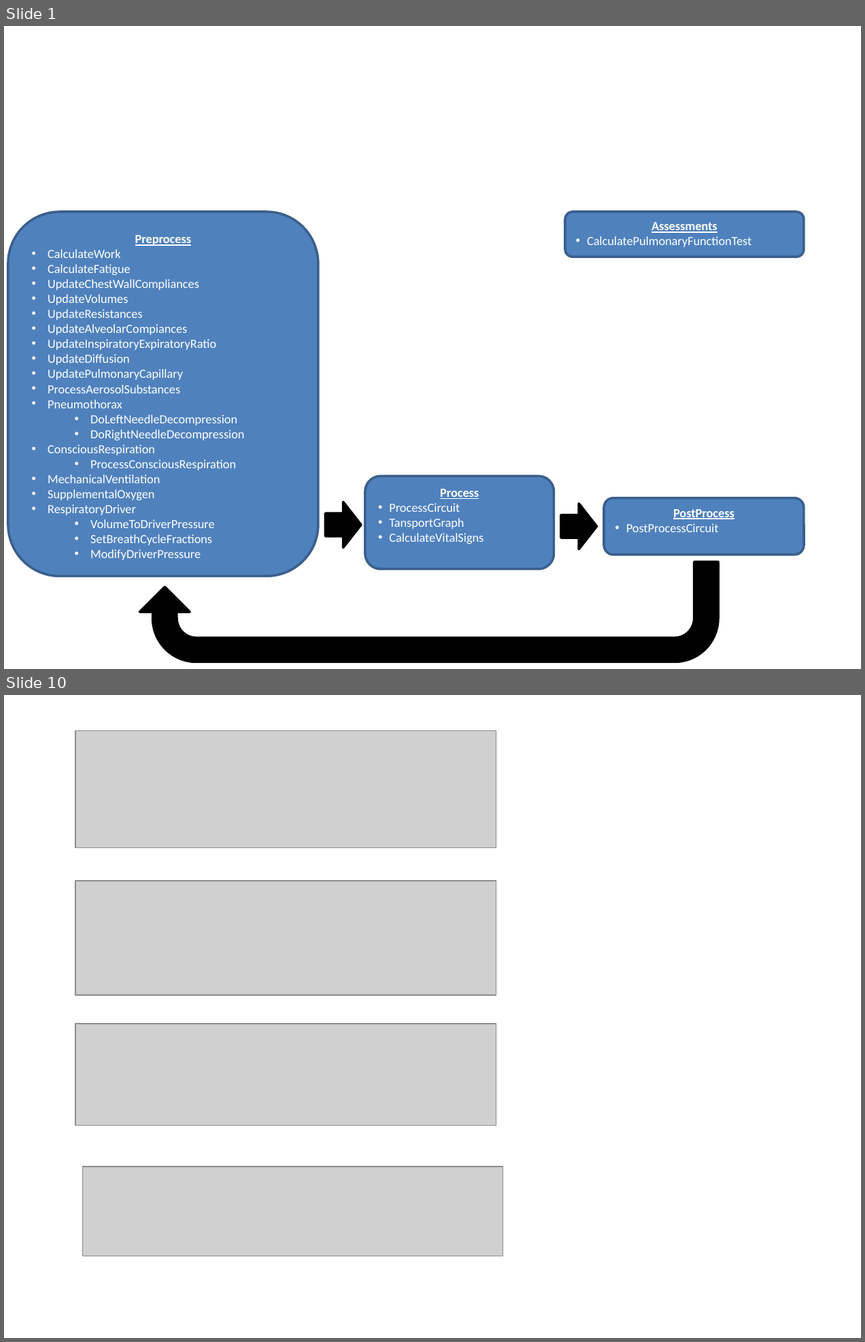
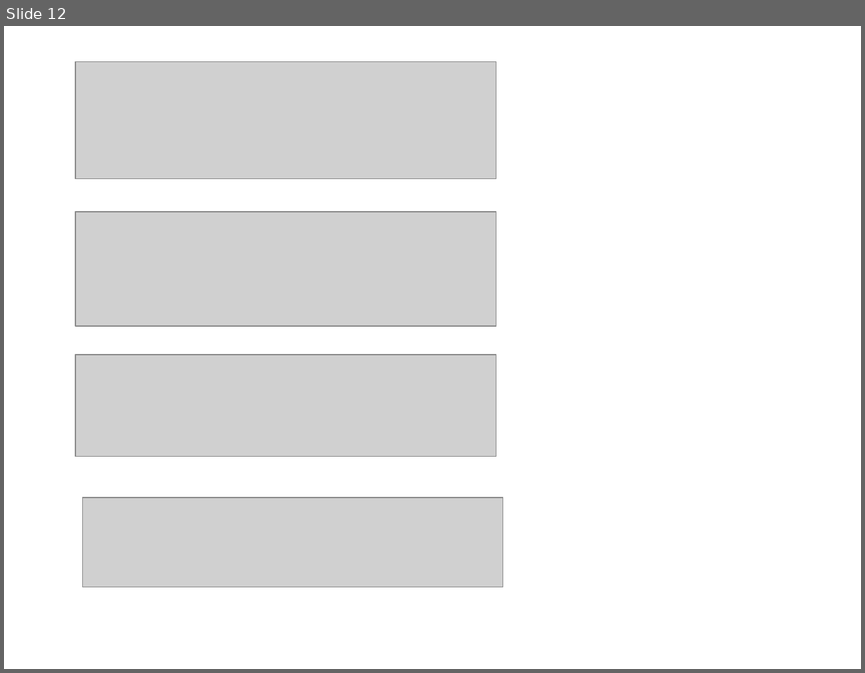
Before and after one commit to shawnhuyiwen/pulse, a slide deck: docs/Figures/RespiratoryWorking.pptx. Shown one above the other, each under a label of ours: slides 1 and 10 before the commit, slide 12 after it; the slides between them are not shown. The pictures are 865x1342 and 865x673 pixels, drawn with LibreOffice and Linux fonts; fonts in the diff are those of the drawing; grey boxes stand for pictures. Boxes give left, top, right and bottom in pixels: in the first picture for what was removed or moved away, otherwise in the second. Text is boxed around its words. In the diff, an @@ line names an element or a change of style, - is before the commit and + after.

Commit message:
Intermediate respiratory methodology update.

```diff
--- a/docs/Figures/RespiratoryWorking.pptx
+++ b/docs/Figures/RespiratoryWorking.pptx
@@ slide 1 removed at [4,26,861,669], background #FFFFFF @@
@@ rounded rectangle removed at [8,212,318,576] @@
-Preprocess
-• CalculateWork
-• CalculateFatigue
-• UpdateChestWallCompliances
-• UpdateVolumes
-• UpdateResistances
-• UpdateAlveolarCompiances
-• UpdateInspiratoryExpiratoryRatio
-• UpdateDiffusion
-• UpdatePulmonaryCapillary
-• ProcessAerosolSubstances
-• Pneumothorax
-  • DoLeftNeedleDecompression
-  • DoRightNeedleDecompression
-• ConsciousRespiration
-  • ProcessConsciousRespiration
-• MechanicalVentilation
-• SupplementalOxygen
-• RespiratoryDriver
-  • VolumeToDriverPressure
-  • SetBreathCycleFractions
-  • ModifyDriverPressure
@@ rounded rectangle removed at [565,212,804,257] @@
-Assessments
-• CalculatePulmonaryFunctionTest
@@ rounded rectangle removed at [364,476,553,569] @@
-Process
-• ProcessCircuit
-• TansportGraph
-• CalculateVitalSigns
@@ down arrow removed at [325,502,361,548] @@
@@ down arrow removed at [560,503,596,549] @@
@@ rounded rectangle removed at [604,498,804,554] @@
-PostProcess
-• PostProcessCircuit
@@ uturn arrow removed at [139,562,718,662] @@
@@ what was slide 10 is now slide 12 @@
```
Also in this commit, not shown: 5 slides added, 2 other slides removed, 8 other files.
